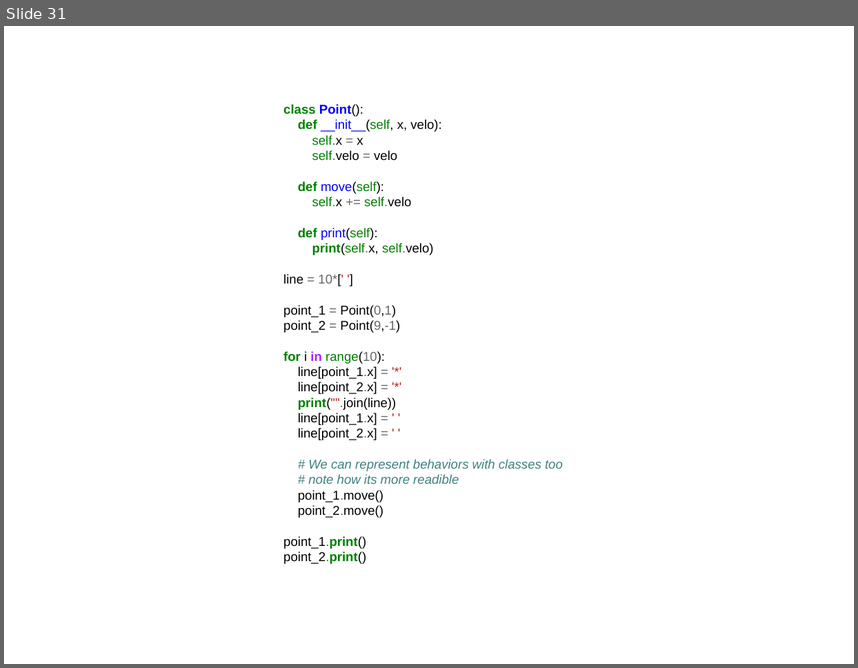
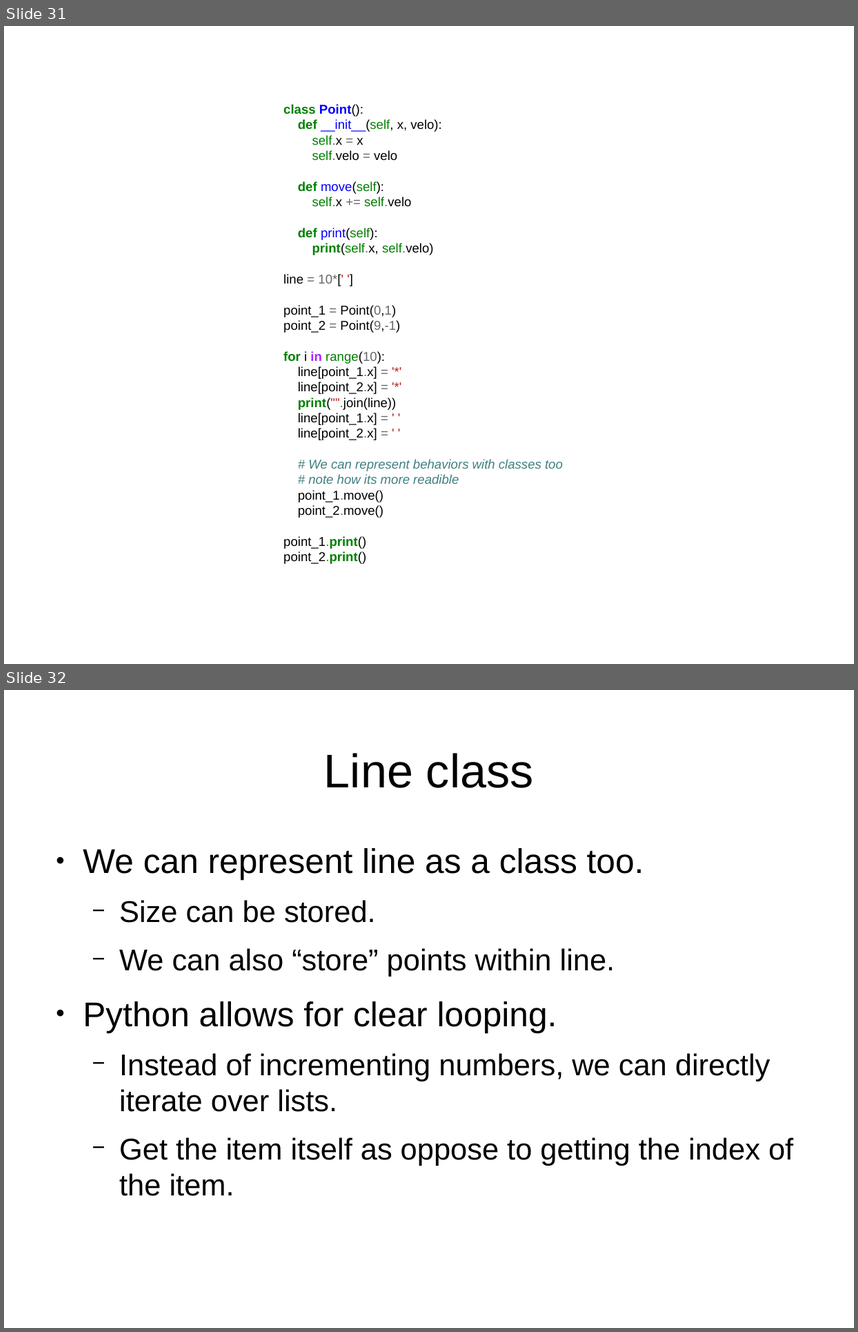
Before and after one commit to f0lie/basic_python_workshop, a slide deck: powerpoint.odp. Shown one above the other, each under a label of ours: slide 31 before the commit, slides 31 and 32 after it. The pictures are 858x668 and 858x1332 pixels, drawn with LibreOffice and Linux fonts; fonts in the diff are those of the drawing. Boxes give left, top, right and bottom in pixels: in the first picture for what was removed or moved away, otherwise in the second. Text is boxed around its words. In the diff, an @@ line names an element or a change of style, - is before the commit and + after.

Commit message:
Add line class

```diff
--- a/powerpoint.odp
+++ b/powerpoint.odp
@@ slide 32 added at box(4, 690, 854, 1328), background #FFFFFF @@
@@ title added at box(324, 753, 534, 788), 44 pt, text #000000 @@
+Line class
@@ text added at box(83, 848, 793, 1196), 28 pt, text #000000 @@
+● We can represent line as a class too.
+  − Size can be stored.
+  − We can also “store” points within line.
+● Python allows for clear looping.
+  − Instead of incrementing numbers, we can directly iterate over lists.
+  − Get the item itself as oppose to getting the index of the item.
```
Also in this commit, not shown: 2 other slides added, 1 other file.
